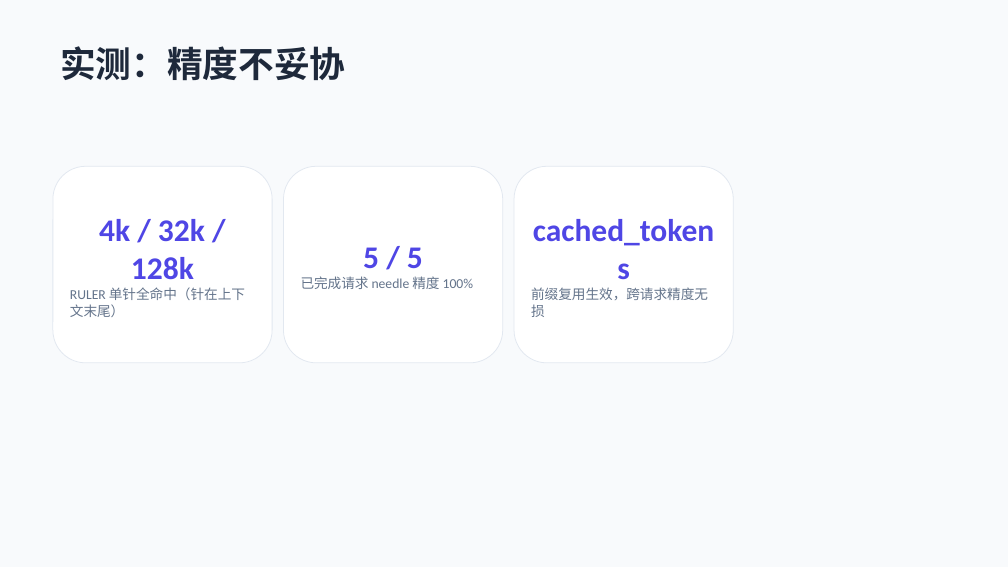
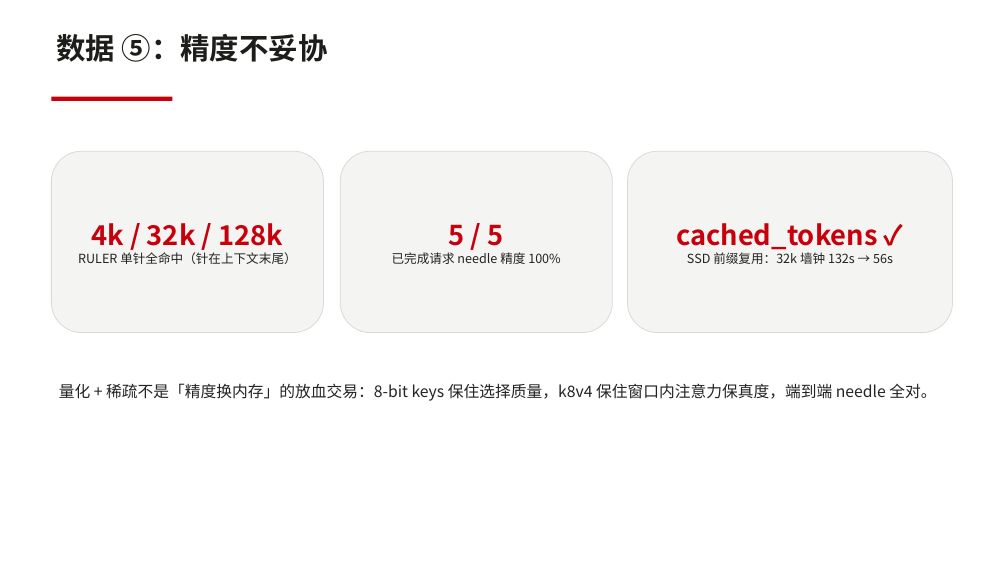
Before and after one commit to dahai80/fusion-lsa, a slide deck: slide 15 of docs/latent-spars-attention-mlx.pptx (slide 5 before the commit). Drawn at 1008x567 pixels with LibreOffice and Linux fonts; fonts in the diff are those of the drawing. Boxes give left, top, right and bottom in pixels: in the first picture for what was removed or moved away, otherwise in the second. Text is boxed around its words. In the diff, an @@ line names an element or a change of style, - is before the commit and + after.

```diff
--- a/docs/latent-spars-attention-mlx.pptx
+++ b/docs/latent-spars-attention-mlx.pptx
@@ rectangle removed at (0,0,1008,567) @@
@@ text at (57,34,328,62): text changed; size 34 to 28 pt; font Calibri to Noto Sans CJK SC; text colour #1E293B to #1D1D1A @@
-实测：精度不妥协
+数据 ⑤：精度不妥协
@@ rectangle added at (51,97,172,101), fill #C7000B @@
@@ rounded rectangle "4k / 32k / 128k": place and size @@
-rounded rectangle "4k / 32k / 128k" at (53,166,272,363)
+rounded rectangle "4k / 32k / 128k" at (51,151,324,333)
@@ rounded rectangle "4k / 32k / 128k" at (51,151,324,333): size 30 to 26 pt, text colour #4F46E5 to #C7000B in "4k / 32k / 128k"; font Calibri to Noto Sans CJK SC; size 13 to 12 pt, text colour #64748B to #232323 in "RULER 单针全命中（针在上下文末尾）"; alignment left to centre; fill #FFFFFF to #F4F4F2; outline #E2E8F0 0.75 pt to #D9D9D6 0.75 pt @@
@@ rounded rectangle "5 / 5": place and size @@
-rounded rectangle "5 / 5" at (284,166,503,363)
+rounded rectangle "5 / 5" at (340,151,613,333)
@@ rounded rectangle "5 / 5" at (340,151,613,333): size 30 to 26 pt, text colour #4F46E5 to #C7000B in "5 / 5"; font Calibri to Noto Sans CJK SC; size 13 to 12 pt, text colour #64748B to #232323 in "已完成请求 needle 精度 100%"; alignment left to centre; fill #FFFFFF to #F4F4F2; outline #E2E8F0 0.75 pt to #D9D9D6 0.75 pt @@
@@ rounded rectangle removed at (514,166,734,363) @@
-cached_tokens
-前缀复用生效，跨请求精度无损
@@ rounded rectangle added at (628,151,953,333), fill #F4F4F2, outline #D9D9D6 0.75 pt, 12 pt, text #232323 @@
+cached_tokens ✓
+SSD 前缀复用：32k 墙钟 132s → 56s
@@ text added at (59,383,936,401), 15 pt, text #232323 @@
+量化 + 稀疏不是「精度换内存」的放血交易：8-bit keys 保住选择质量，k8v4 保住窗口内注意力保真度，端到端 needle 全对。
```
Also in this commit, not shown: 5 other slides changed, 11 slides added, 3 slides removed.
